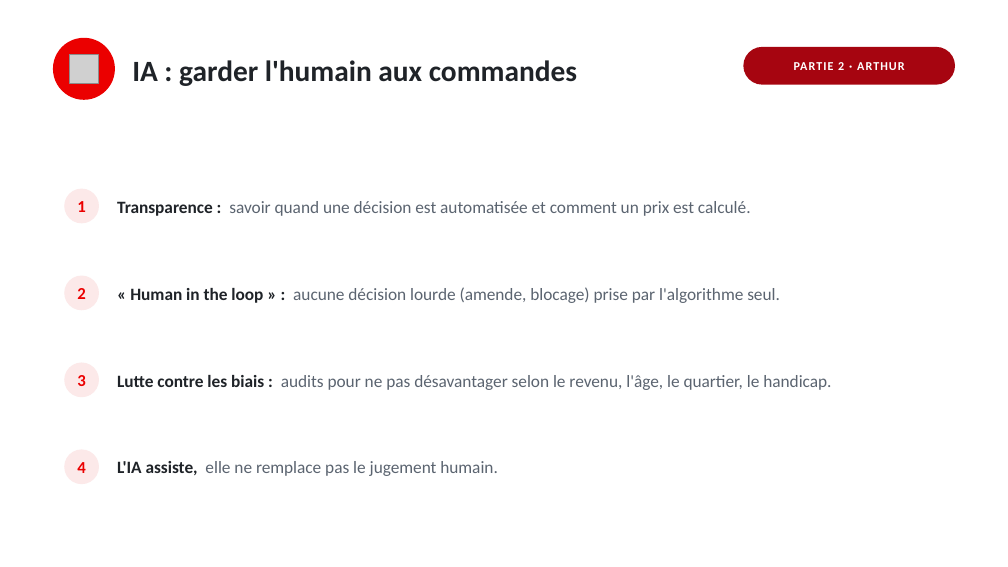
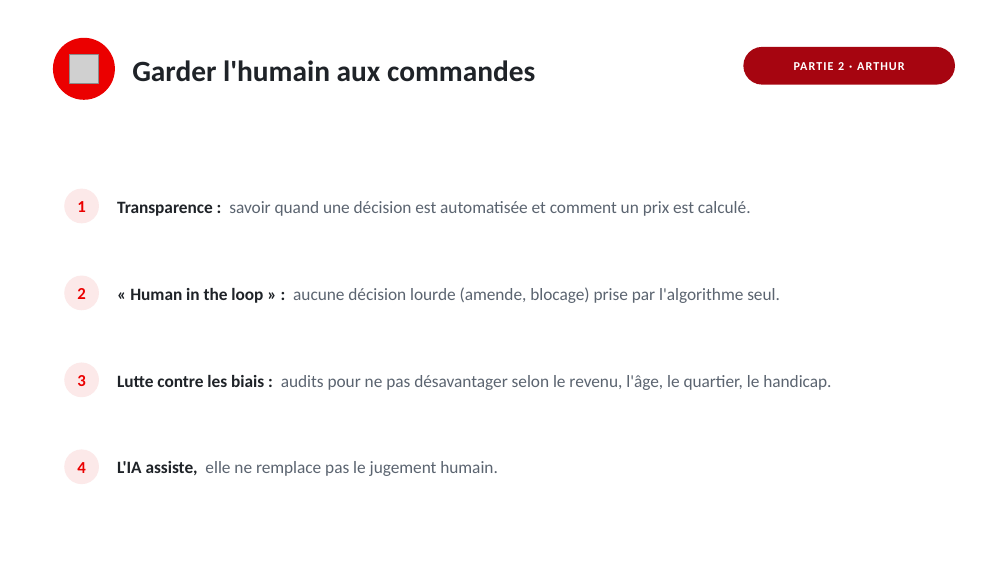
Before and after one commit to mircoprofico/charte-ethique-CFF, a slide deck: slide 4 of presentation_charte_CFF.pptx. Drawn at 1008x567 pixels with LibreOffice and Linux fonts; fonts in the diff are those of the drawing; grey boxes stand for pictures. Boxes give left, top, right and bottom in pixels: in the first picture for what was removed or moved away, otherwise in the second. Text is boxed around its words. In the diff, an @@ line names an element or a change of style, - is before the commit and + after.

```diff
--- a/presentation_charte_CFF.pptx
+++ b/presentation_charte_CFF.pptx
@@ text at [132, 60, 535, 82]: text changed @@
-IA : garder l'humain aux commandes
+Garder l'humain aux commandes
```
Also in this commit, not shown: 2 other files.
